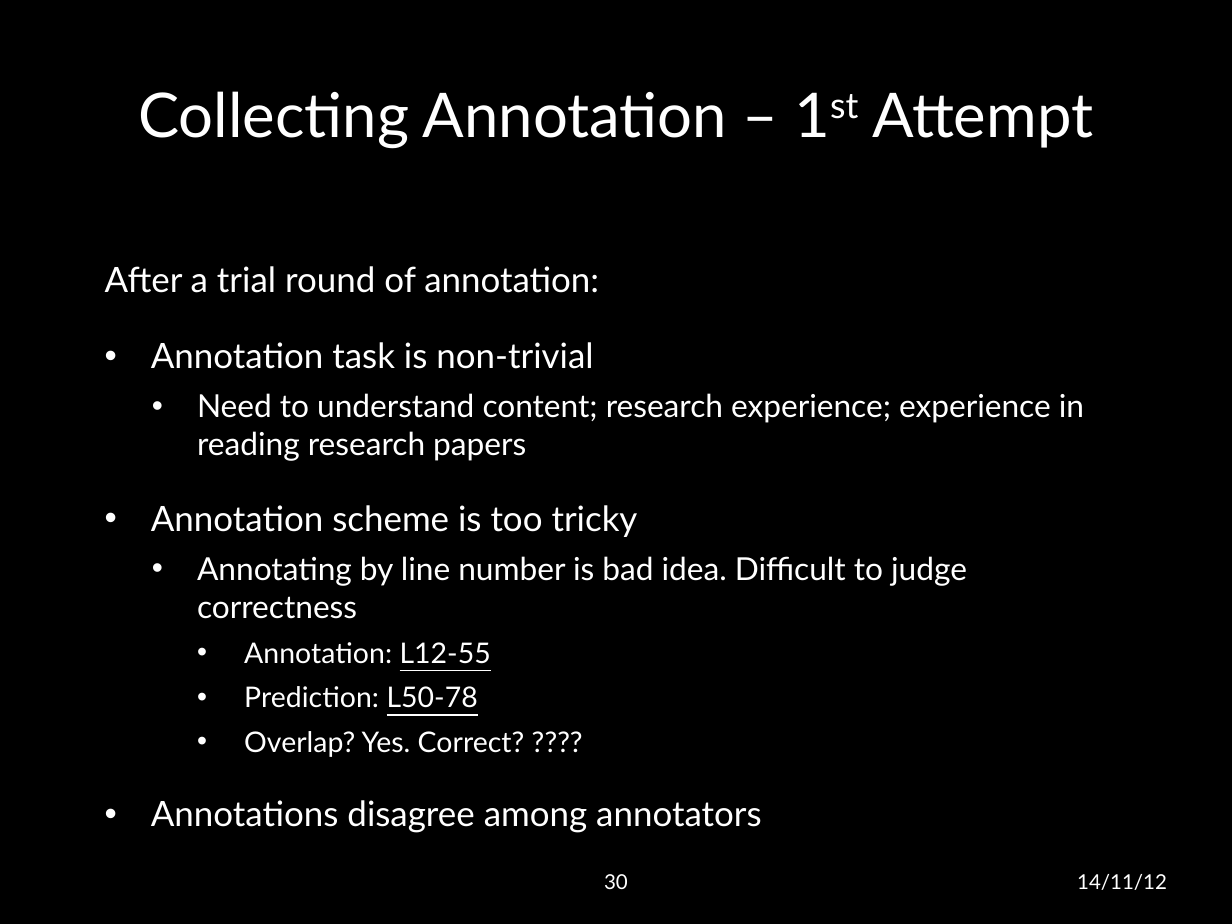
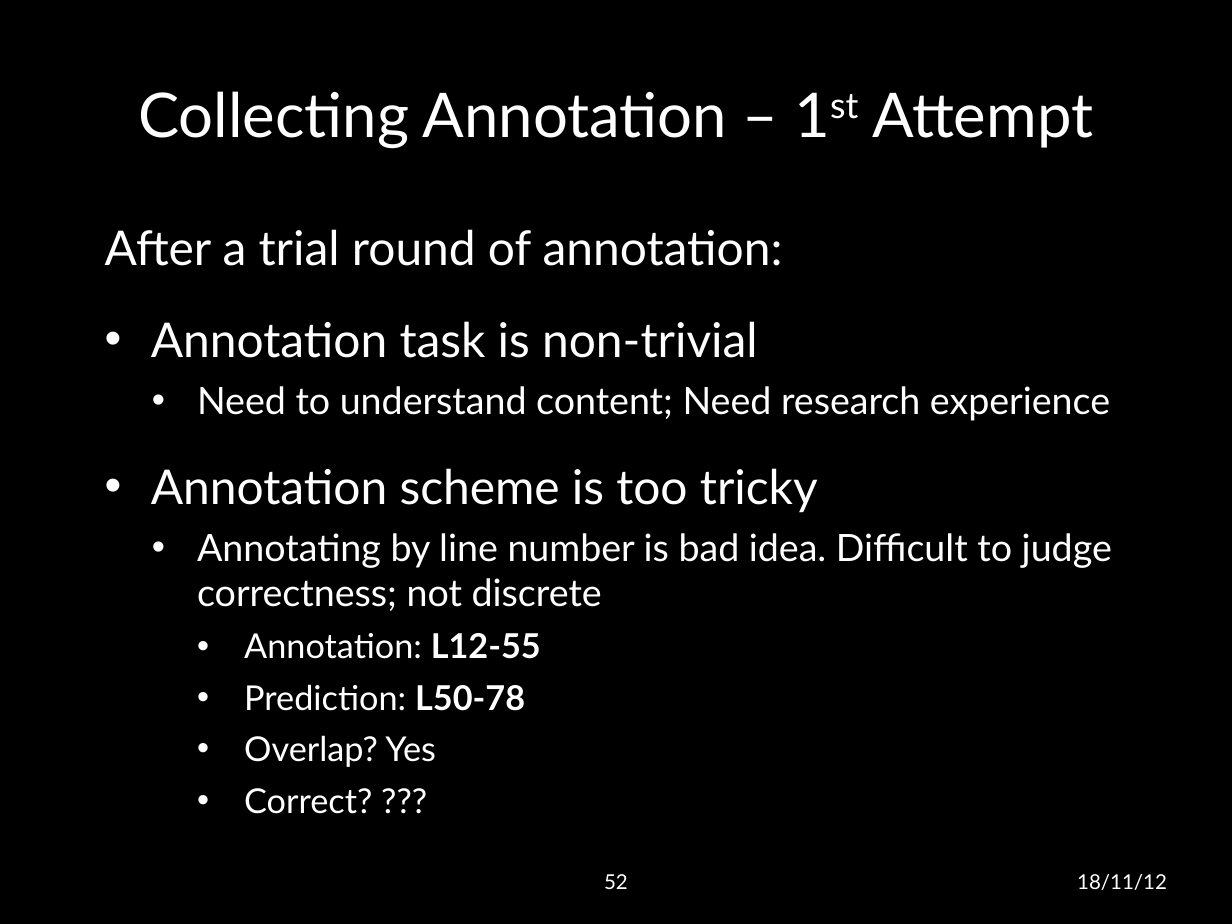
Before and after one commit to lwheng/fyp, a slide deck: slide 52 of presentation/final presentation.pptx (slide 30 before the commit). Drawn at 1232x924 pixels with LibreOffice and Linux fonts; fonts in the diff are those of the drawing; background and template pictures are left out. Boxes give left, top, right and bottom in pixels: in the first picture for what was removed or moved away, otherwise in the second. Text is boxed around its words. In the diff, an @@ line names an element or a change of style, - is before the commit and + after.

Commit message:
need to compress

```diff
--- a/presentation/final presentation.pptx
+++ b/presentation/final presentation.pptx
@@ text "After a trial round of ...": place and size @@
-text "After a trial round of ..." at box(105, 266, 1084, 833)
+text "After a trial round of ..." at box(105, 229, 1112, 767)
@@ text at box(105, 229, 818, 711): size 20.4 to 28 pt in "After a trial round of annotation:", "Annotation task is non-trivial", "Annotation scheme is too tricky"; size 16.6 to 20 pt in "Annotation: L12-55", "Prediction: L50-78"; bold on, underline off in "L12-55", "L50-78" @@
@@ text at box(197, 386, 1110, 421): text changed; size 18.5 to 22 pt @@
-  • Need to understand content; research experience; experience in reading research papers
+  • Need to understand content; Need research experience
@@ text at box(197, 533, 1112, 611): text changed; size 18.5 to 22 pt @@
-  • Annotating by line number is bad idea. Difficult to judge correctness
+  • Annotating by line number is bad idea. Difficult to judge correctness; not discrete
@@ text at box(244, 735, 436, 767): text changed; size 20.4 to 20 pt @@
-    • Overlap? Yes. Correct? ????
-• Annotations disagree among annotators
+    • Overlap? Yes
+    • Correct? ???
@@ page number at box(604, 874, 628, 889): text changed @@
-30
+52
@@ text at box(1077, 874, 1167, 890): text changed @@
-14/11/12
+18/11/12
```
Also in this commit, not shown: 58 other slides changed, 31 slides added, 4 slides removed.
